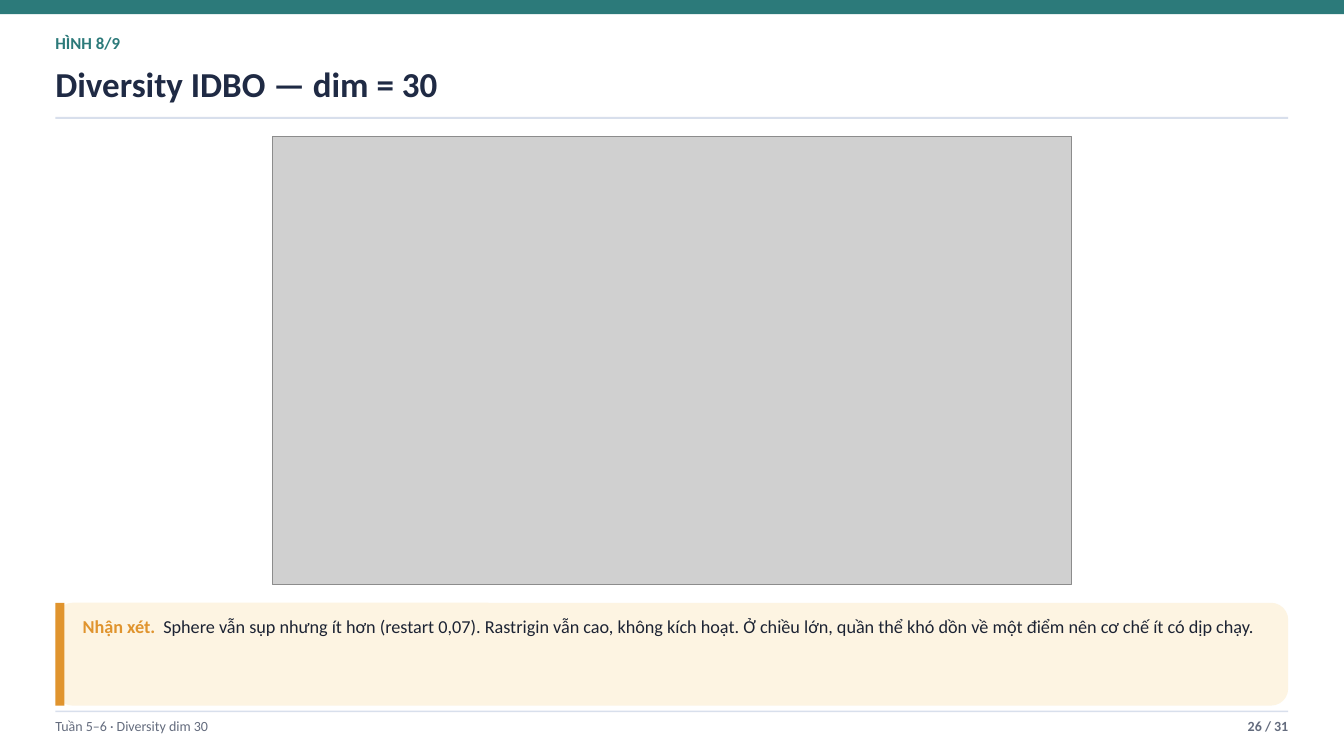
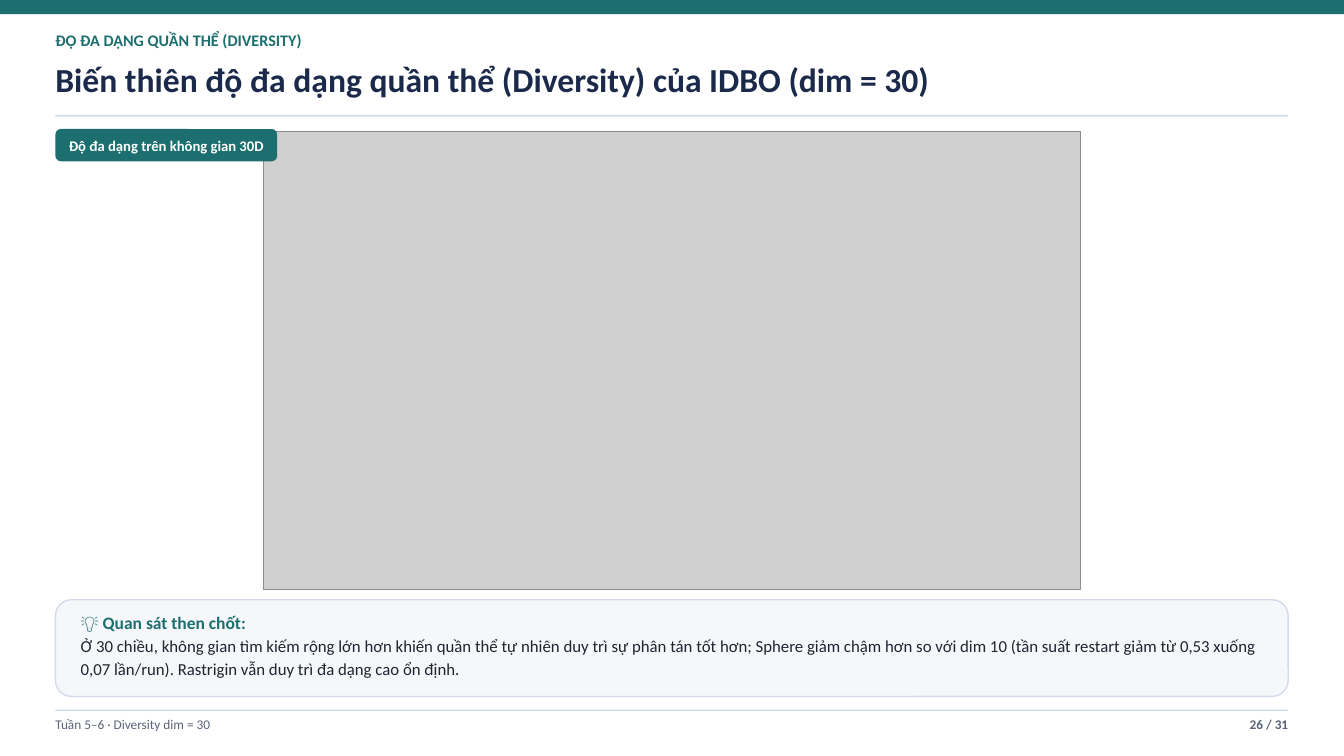
Before and after one commit to duylequang2303/DBO_heathcare, a slide deck: slide 26 of docs/Slide_Tuan_4_5_6_DBO_IDBO.pptx. Drawn at 1344x756 pixels with LibreOffice and Linux fonts; fonts in the diff are those of the drawing; grey boxes stand for pictures. Boxes give left, top, right and bottom in pixels: in the first picture for what was removed or moved away, otherwise in the second. Text is boxed around its words. In the diff, an @@ line names an element or a change of style, - is before the commit and + after.

```diff
--- a/docs/Slide_Tuan_4_5_6_DBO_IDBO.pptx
+++ b/docs/Slide_Tuan_4_5_6_DBO_IDBO.pptx
@@ rectangle at (0,0,1344,14): fill #2C7A7A to #1D6F6F @@
@@ text at (55,33,301,49): text changed; size 12 to 11.5 pt; text colour #2C7A7A to #1D6F6F @@
-HÌNH 8/9
+ĐỘ ĐA DẠNG QUẦN THỂ (DIVERSITY)
@@ text at (55,65,928,98): text changed; size 25 to 24 pt; text colour #1F2A44 to #1B2A4A @@
-Diversity IDBO — dim = 30
+Biến thiên độ đa dạng quần thể (Diversity) của IDBO (dim = 30)
@@ rectangle at (55,115,1289,117): fill #D8DFEC to #D3DBEA @@
@@ rounded rectangle added at (55,129,277,161), fill #1D6F6F @@
@@ text added at (69,140,263,154), 10.5 pt, text #FFFFFF, bold @@
+Độ đa dạng trên không gian 30D
@@ picture: place and size @@
-picture at (272,136,1072,585)
+picture at (263,131,1081,590)
@@ rounded rectangle: place and size @@
-rounded rectangle at (55,603,1289,706)
+rounded rectangle at (55,600,1289,697)
@@ rounded rectangle at (55,600,1289,697): fill #FDF4E2 to #F5F7FB; outline none to #D3DBEA 1 pt @@
@@ rectangle removed at (55,603,65,706) @@
@@ text added at (81,615,1254,678), 12 pt, text #1E2430 @@
+💡 Quan sát then chốt:
+Ở 30 chiều, không gian tìm kiếm rộng lớn hơn khiến quần thể tự nhiên duy trì sự phân tán tốt hơn; Sphere giảm chậm hơn so với dim 10 (tần suất restart giảm từ 0,53 xuống 0,07 lần/run). Rastrigin vẫn duy trì đa dạng cao ổn định.
@@ text removed at (83,618,1253,636) @@
-Nhận xét. Sphere vẫn sụp nhưng ít hơn (restart 0,07). Rastrigin vẫn cao, không kích hoạt. Ở chiều lớn, quần thể khó dồn về một điểm nên cơ chế ít có dịp chạy.
@@ text at (55,719,210,731): text changed; size 10 to 9.5 pt; text colour #646C7E to #5A6478 @@
-Tuần 5–6 · Diversity dim 30
+Tuần 5–6 · Diversity dim = 30
@@ text "26 / 31" at (1250,720,1288,729): size 10 to 9.5 pt, text colour #646C7E to #5A6478 @@
```
Also in this commit, not shown: 25 other slides changed, 5 slides added, 5 slides removed, 9 other files.
